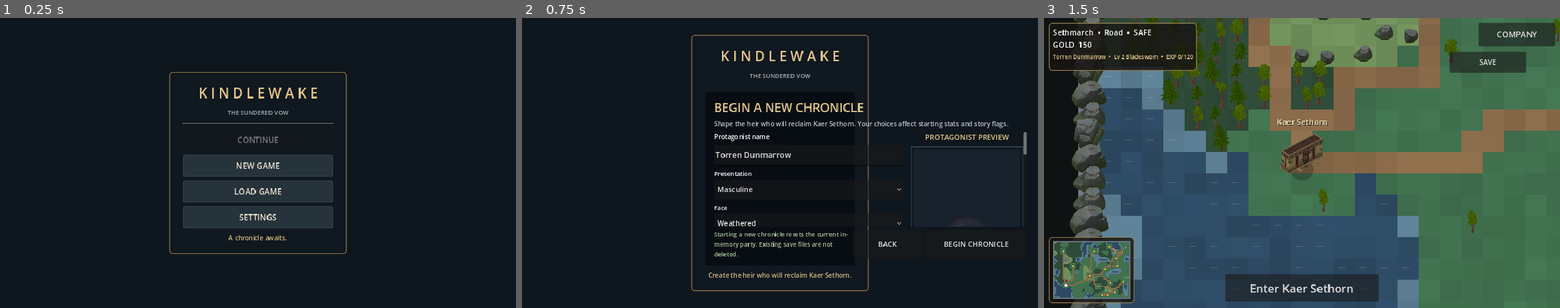
Above: before the commit, frames 1-3 (left to right).
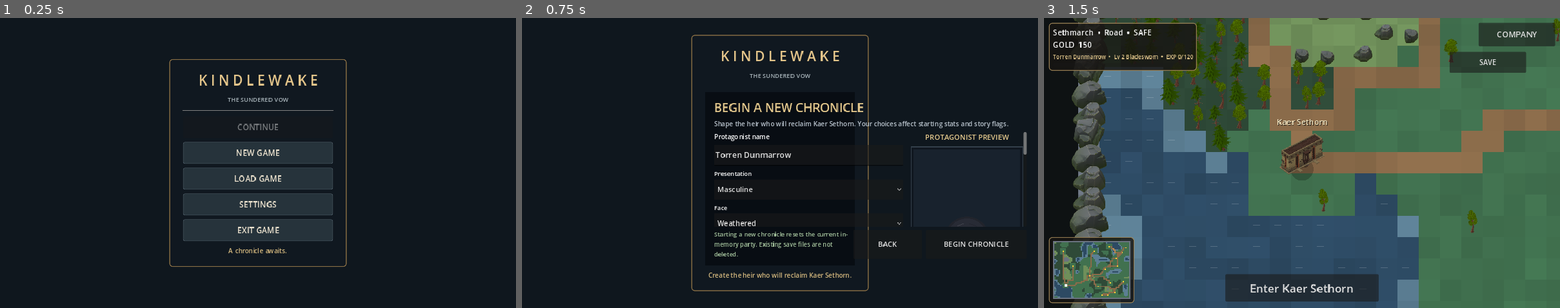
Above: after the commit, the same moments.

Repository: ninjun42215-gif/KindleWake
Game: Godot game, scene res://TitleScreen.tscn
Two runs of this game, one before a commit and one after it. Both use one fixed random seed, a clock stepped at 60 frames per second and the inputs below.
Inputs:
- Up to frame 1 (0.25 s): no input
- Up to frame 2 (0.75 s): click "NEW GAME" at 0.5 s
- Up to frame 3 (1.5 s): click "BEGIN CHRONICLE" at 1.25 s

The runs differ from the first frame. In frame 1, 6.0% of the frame differs, in the area x 32-68%, y 14-86%; in frame 2, nothing differs; in frame 3, nothing differs.

Commit message:
ui: add confirmed exit game option to title screen

Diff:
--- a/Kindlewake/scripts/ui/title_screen.gd
+++ b/Kindlewake/scripts/ui/title_screen.gd
@@ -121,6 +121,7 @@
     content_box.add_child(_button("NEW GAME", _new_game))
     content_box.add_child(_button("LOAD GAME", _show_load))
     content_box.add_child(_button("SETTINGS", _show_settings))
+    content_box.add_child(_button("EXIT GAME", _confirm_exit))
     status_label.text = "A chronicle awaits." if latest == "" else "A saved chronicle is ready."
 
 
@@ -207,3 +208,14 @@
     cfg.load(SETTINGS_PATH)
     cfg.set_value("audio", "master", value)
     cfg.save(SETTINGS_PATH)
+
+
+func _confirm_exit() -> void:
+    _clear_content()
+    status_label.text = "Leave KindleWake? Unsaved progress may be lost."
+    content_box.add_child(_button("QUIT TO DESKTOP", _quit_game, true))
+    content_box.add_child(_button("CANCEL", _show_main))
+
+
+func _quit_game() -> void:
+    get_tree().quit()
